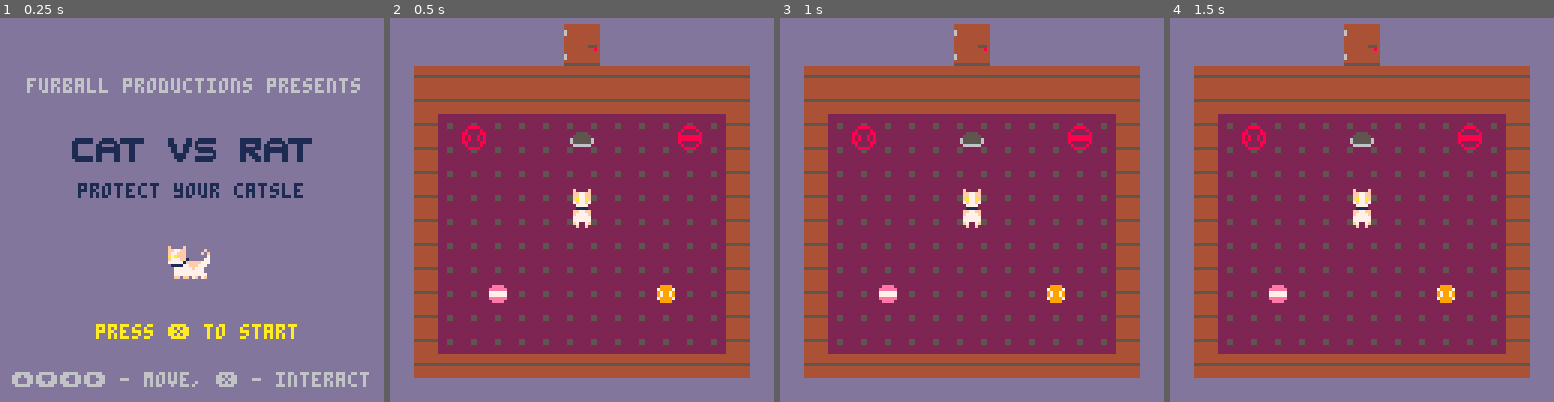
Above: before the commit, frames 1-4 (left to right).
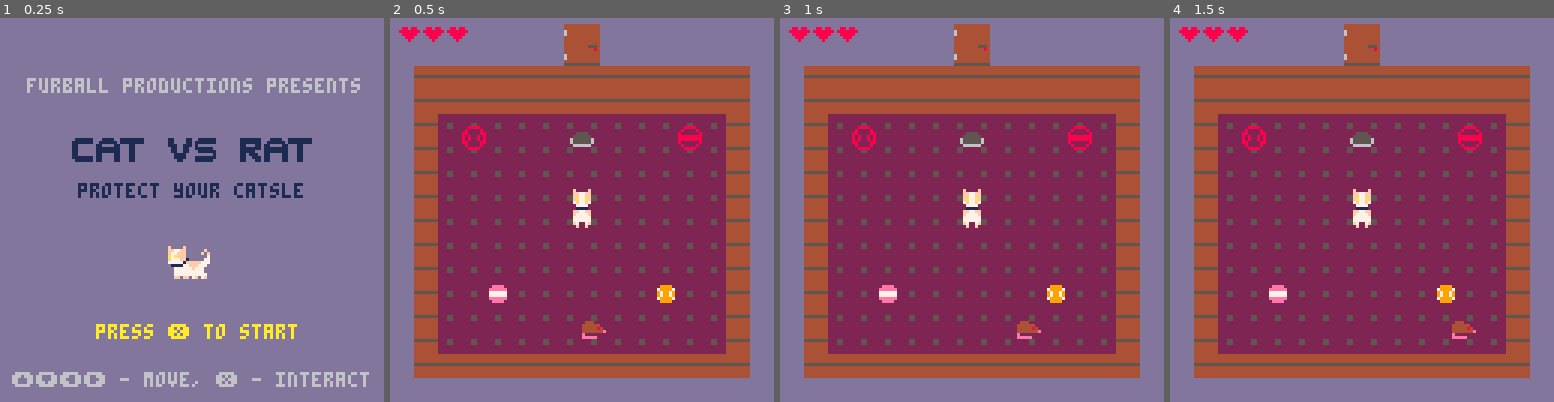
Above: after the commit, the same moments.

Repository: Mpgrime/GameDesign
Game: PICO-8 cartridge catgame.p8
Same seed, same stepped clock (60 frames per second), same inputs: the game is played once before the commit and once after it.
Inputs:
- Up to frame 1 (0.25 s): no input
- Up to frame 2 (0.5 s): tap X (X key) at 0.33 s
- Up to frame 3 (1 s): no input
- Up to frame 4 (1.5 s): tap X (X key) at 1.07 s

Frame 1 is identical in both runs. In frame 2, 0.5% of the frame differs, in the area x 2-57%, y 2-84%; in frame 3, 0.5%; in frame 4, 0.5%.

Commit message:
Added rat shit

Diff:
--- a/catgame.p8
+++ b/catgame.p8
@@ -41,11 +41,30 @@
 	pose = 7
 	--frame when still
 
+	ratcollided = false --for rat collision
+
 	--player cat class/table
 	cat = {
 		x=56, y=56, w=14, h=14, --position(x,y), width, height
 		size=2, flipped=false, --sprite size, flipping the sprite
-		collision=false
+		collision=true
+	}
+
+	--enemy rat class/table
+	rat = {
+		x=60, y=100, --position(x,y)  (turn these into lists if you want multiple rats)
+		w=8, h=5, --width, height
+		size=1, flipped=true,
+		collision=true,
+		direction=1 --stores what direction to go
+	}
+
+	-- hearts (system for tracking damage taken)
+	hearts = {
+		x={2, 10, 18}, y=2, --locations of each heart on screen
+		w=7, h=8, --width, height
+		size=1,
+		onscreen={true, true, true} --whether each heart should be on screen
 	}
 
 	--chair class/table
@@ -154,6 +173,8 @@
 	stage_check(cat,house)
 	housesigns(ball,msign,door)
 	colorcombo_house(cat,pushbtn)
+	rat_move()
+	rat_collide() --checks if rat & cat collided & deletes health
 
 	if colorcombo_house(cat,pushbtn) then
 		door2.frame={91,75,92,76}
@@ -307,6 +328,44 @@
 		flist = {1, 3, 5}
 		pose = 1
 		cat.flipped = true --backwards ⬅️ sprite
+	end
+end
+
+--rat movement
+function rat_move()
+
+	rat.x += rat.direction --changes x position
+
+	--if it collides with map
+	if(mapCollision(rat)) then
+		rat.direction = -rat.direction --changes direction
+		--flips rat
+		if rat.flipped then
+			rat.flipped = false
+		else
+			rat.flipped = true
+		end
+	end
+
+end
+
+--rat collision
+function rat_collide()
+	if objcollision(rat.x,rat.y,rat.w,rat.h,
+					cat.x,cat.y,cat.w,cat.h) then --if rat & cat collide
+		if (ratcollided == false) then --if hasn't been colliding (1st impact)
+			--get rid of 1 heart
+			if (hearts.onscreen[3]) then
+				hearts.onscreen[3]=false
+			elseif (hearts.onscreen[2]) then
+				hearts.onscreen[2]=false
+			elseif (hearts.onscreen[1]) then
+				hearts.onscreen[1]=false
+			end
+		end
+		ratcollided = true --marks that they already impacted
+	else --if rat & cat are not colliding
+		ratcollided = false
 	end
 end
 
@@ -564,6 +623,8 @@
 	interact_draw()
 	player_draw()
 	props_draw()
+	rat_draw()
+	hearts_draw()
 	if showend==true then
 		cls()
 		print("you escaped the house!",275,56)
@@ -576,6 +637,29 @@
 	--flr rounds down to nearest int
 	--gets item 1-3 from flist
 	--spr(framenum,x,y,framesize,framesize,flipped?)
+end
+
+function hearts_draw()
+	--hearts sprites:
+	if (hearts.onscreen[1]) then
+		spr(62, hearts.x[1], hearts.y, hearts.size, hearts.size)
+	end
+	if (hearts.onscreen[2]) then
+		spr(62, hearts.x[2], hearts.y, hearts.size, hearts.size)
+	end
+	if (hearts.onscreen[3]) then
+		spr(62, hearts.x[3], hearts.y, hearts.size, hearts.size)
+	end
+	--spr(62, hearts.x[1], hearts.y, hearts.size, hearts.size)
+	--spr(62, hearts.x[2], hearts.y, hearts.size, hearts.size)
+	--spr(62, hearts.x[3], hearts.y, hearts.size, hearts.size)
+
+end
+
+function rat_draw()
+	--rat sprite
+	spr(61, rat.x, rat.y, rat.size, rat.size, rat.flipped)
+
 end
 
 function props_draw()
@@ -660,12 +744,12 @@
 00000017710000000000007ff7000000000007f77f7000000088880000cccccc4444444444444440000006666666666000999900060000000006000000000000
 00000ff77ff0000000000017f1000000000007777770000000888800cccccccc4444444444444440000000000000000000000000060000000006000000000000
 00000f7777f0000000000ff77ff00000000007777770000078880000000000004555555555555540000066666666666000000000000000000000000000000000
-000007777770000000000f7777f00000000007777770000078888800000000004444444444444440000666666666666000eeee00000000000000000000000000
-0000077777700000000007777770000000000f7007f000007888888800000000444444444444444000666666666660600eeeeee0000000000000000000000000
-00000770077000000000077777700000000000000000000078888888000000004444444544444440066666666666006007777770000000000000000000000000
-00000f0000f0000000000f0000f00000000000000000000078888888000000004444444444444440060060000006006007777770000000000000000000000000
-0000000000000000000000000000000000000000000000007888888800000000444444444444444006000000000600000eeeeee0000000000000000000000000
-00000000000000000000000000000000000000000000000078888800000000004444444444444440060000000006000000eeee00000000000000000000000000
+000007777770000000000f7777f00000000007777770000078888800000000004444444444444440000666666666666000eeee00000044400088088000000000
+0000077777700000000007777770000000000f7007f000007888888800000000444444444444444000666666666660600eeeeee0004444440888888800000000
+00000770077000000000077777700000000000000000000078888888000000004444444544444440066666666666006007777770048444440088888000000000
+00000f0000f0000000000f0000f00000000000000000000078888888000000004444444444444440060060000006006007777770e44444440008880000000000
+0000000000000000000000000000000000000000000000007888888800000000444444444444444006000000000600000eeeeee00000000e0000800000000000
+00000000000000000000000000000000000000000000000078888800000000004444444444444440060000000006000000eeee00000eeeee0000000000000000
 00000000000000000000000000000000000000000000000078880000000000000000000000000000060000000006000000000000000000000000000000000000
 dd444444dd444444444444dd4444444444444444444444dd22222222dddddddd99944999dddddddddddddddddddddddddddddddddddddddddddddddd55555555
 dd444444dd444444444444dd4444444444444444444444dd22222222dddddddd99499499dddddddddddddddddddddddddddddddddddddddddddddddd50000075
